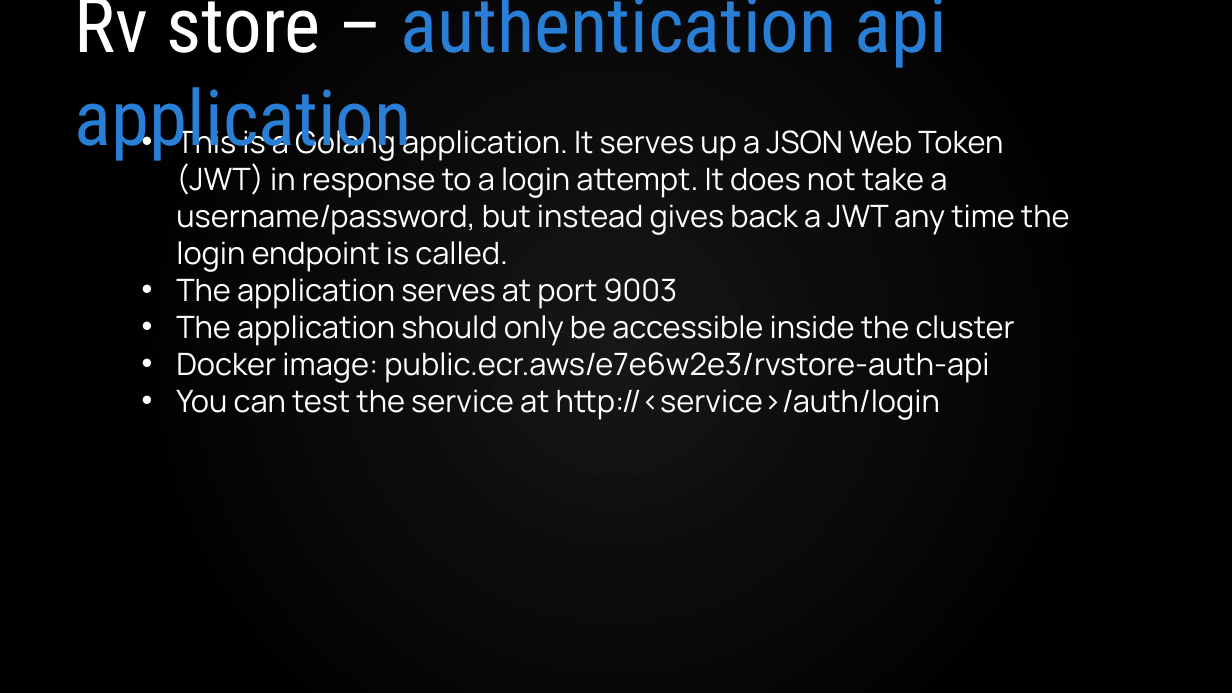
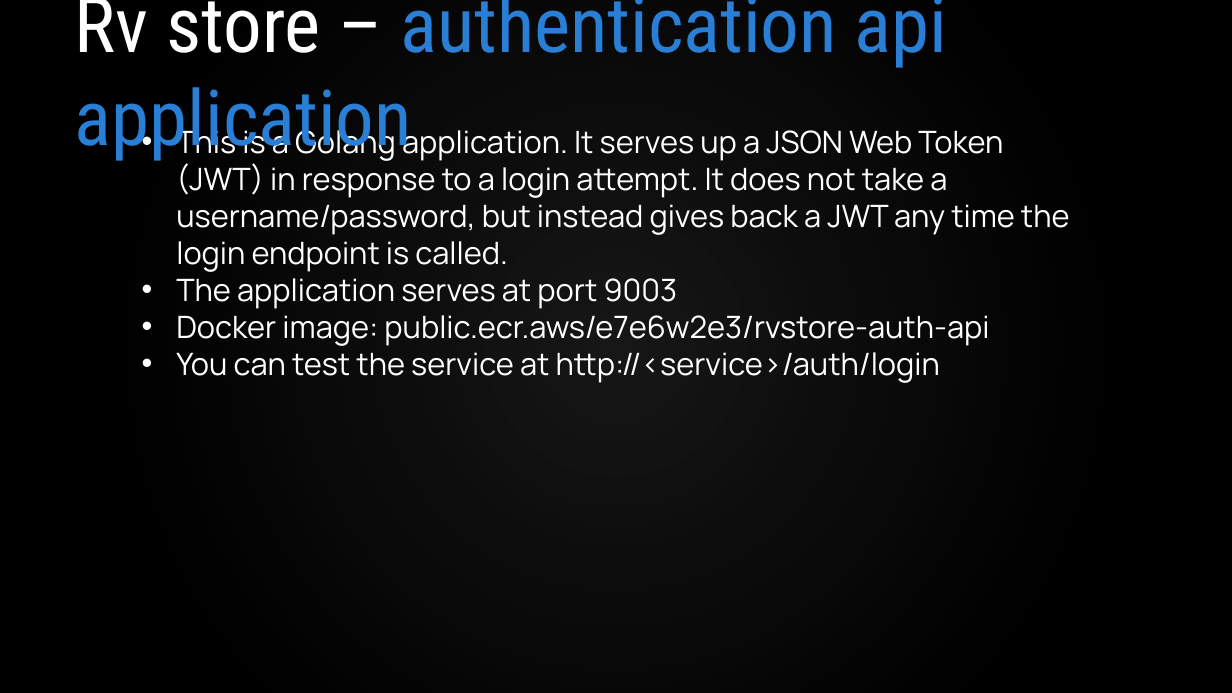
Before and after one commit to VergeOps/k8s-rvstore, a slide deck: slide 9 of rvstore_hackathon/Docker-RV Store Hackathon.pptx. Drawn at 1232x693 pixels with LibreOffice and Linux fonts; fonts in the diff are those of the drawing; background and template pictures are left out. Boxes give left, top, right and bottom in pixels: in the first picture for what was removed or moved away, otherwise in the second. Text is boxed around its words. In the diff, an @@ line names an element or a change of style, - is before the commit and + after.

```diff
--- a/rvstore_hackathon/Docker-RV Store Hackathon.pptx
+++ b/rvstore_hackathon/Docker-RV Store Hackathon.pptx
@@ text at [176,315,1015,346]: paragraph removed @@
-• The application should only be accessible inside the cluster
```
Also in this commit, not shown: 4 other slides changed, 1 other file.
